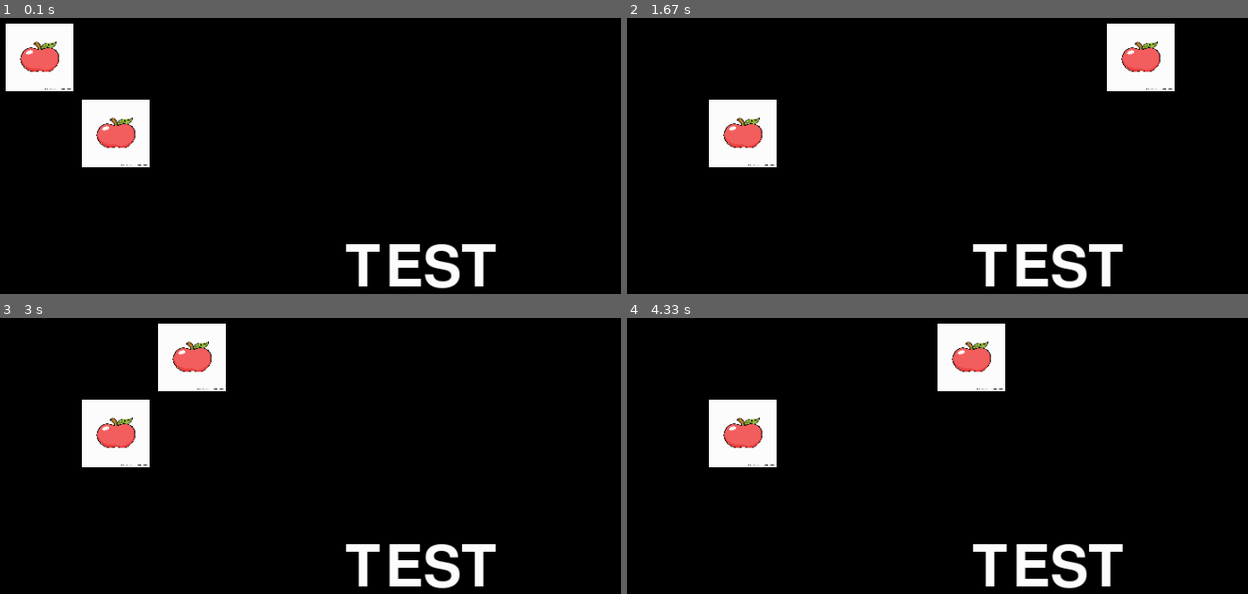
Above: before the commit, frames 1-4 (two rows, left to right).
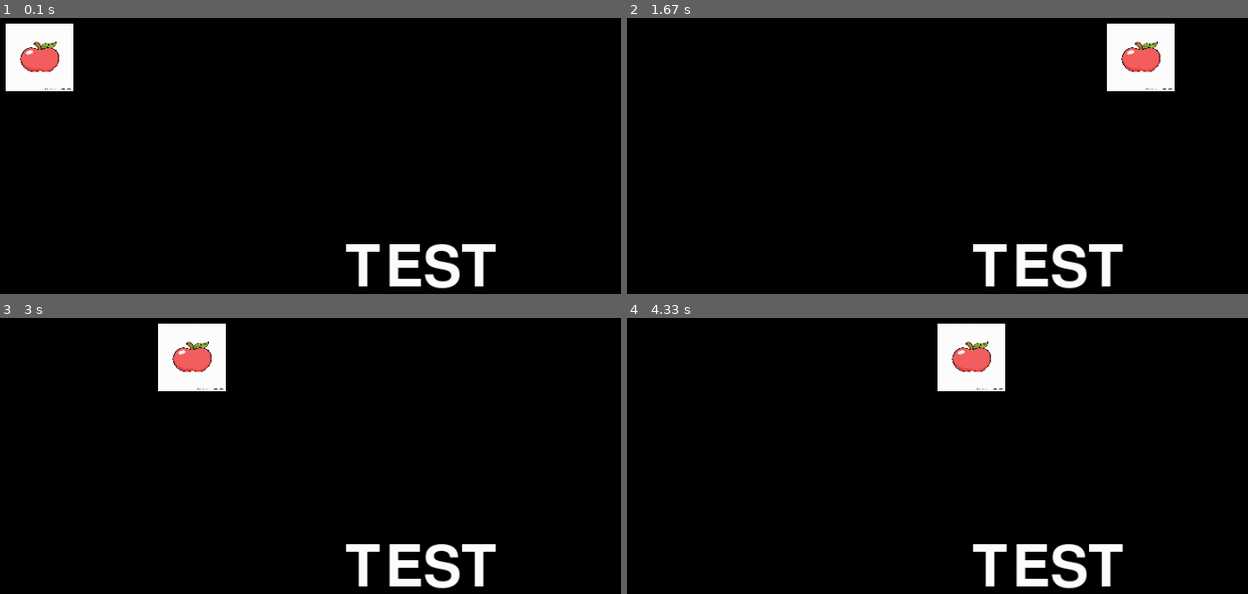
Above: after the commit, the same moments.

Repository: rhit-catapult/pygameproject-caffeinerush
Game: pygame game, started from Task 1.py
Same seed, same stepped clock (60 frames per second), same inputs: the game is played once before the commit and once after it.
Inputs (mouse positions are in pixels of both pictures, inside the frame that each line leads up to):
- Up to frame 1 (0.1 s): no input
- Up to frame 2 (1.67 s): hold Right 0.33-0.8 s; hold Right 1.17-1.63 s
- Up to frame 3 (3 s): hold Left 1.67-2.2 s; click (242, 356) at 2.28 s; hold Left from 2.9 s (still down)
- Up to frame 4 (4.33 s): release Left at 3.3 s; hold Right from 3.73 s (still down)

The runs differ from the first frame. In frame 1, 2.7% of the frame differs, in the area x 13-25%, y 29-55%; in frame 2, 2.7%; in frame 3, 2.7%; in frame 4, 2.7%.

Commit message:
APPLEm,h

Diff:
--- a/Task 1.py
+++ b/Task 1.py
@@ -27,9 +27,7 @@
     text_surface = font.render("TEST", True, (255, 255, 255))  # creates text surface
     text_rect = text_surface.get_rect()  # get the rect of the play button
     text_rect.center = (screen_width // 2, screen_height // 2)  # centers text
-    Image1 = pygame.image.load('Apple-6.jpg')
 
-    Image1 = pygame.transform.scale(Image1, (80, 80))
     up_count = 0
     down_count = 0
     left_count = 0
@@ -59,7 +57,7 @@
 
         screen.fill((bg_color))
         screen.blit(text_surface, text_rect)  # "TEST"
-        screen.blit(Image1, (100, 100))
+
 
         player_image = pygame.image.load("Apple-6.jpg")
         player_x, player_y = screen_width // 2, screen_height // 2
